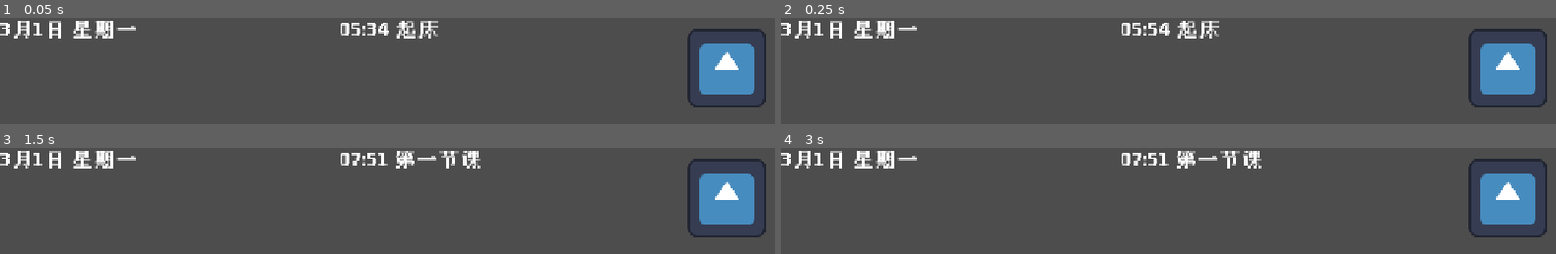
Above: before the commit, frames 1-4 (two rows, left to right).
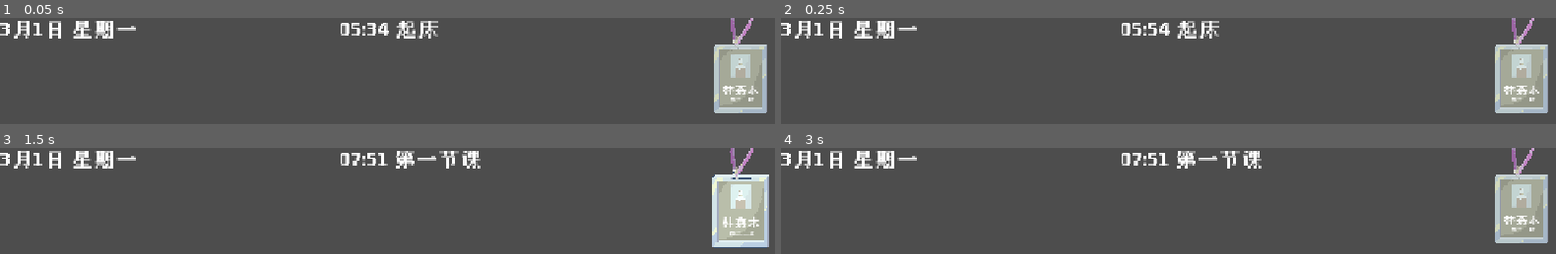
Above: after the commit, the same moments.

Repository: mu142857/School-Rules
Game: Godot game, scene res://ui/hud.tscn
Same seed, same stepped clock (60 frames per second), same inputs: the game is played once before the commit and once after it. The project has no main scene, so this scene is started directly. The engine's default icon, where the game draws it, is replaced by a stand-in: a white triangle on a blue panel in a dark square.
Inputs (mouse positions are in pixels of both pictures, inside the frame that each line leads up to; where the layout moved, square brackets give the same spot in the first picture):
- Up to frame 1 (0.05 s): no input
- Up to frame 2 (0.25 s): no input
- Up to frame 3 (1.5 s): click (744, 208) [728, 197] at 0.5 s; click (744, 210) [728, 197] at 1.25 s
- Up to frame 4 (3 s): click (1525, 210) [1509, 197] at 2 s; tap Enter at 2.75 s; move the mouse to (outside the picture) at 2.77 s

The runs differ from the first frame. In frame 1, 6.2% of the frame differs, in the area x 88-99%, y 0-90%; in frame 2, 6.2%; in frame 3, 6.8%, in the area x 88-100%, y 0-95%; in frame 4, 6.2%.

Commit message:
Update info page

Diff:
--- /dev/null
+++ b/senior-year-of-high-school/ui/effects/arrow_down_effect.tscn
@@ -0,0 +1,40 @@
+[gd_scene load_steps=7 format=3 uid="uid://dcfgjotjgrn7b"]
+
+[ext_resource type="Texture2D" uid="uid://crkwq1p5rk15c" path="res://ui/icons/arrow_down.png" id="1_qq2bx"]
+
+[sub_resource type="Gradient" id="Gradient_qq2bx"]
+offsets = PackedFloat32Array(0, 0.4056604, 0.5990566, 1)
+colors = PackedColorArray(0.4509804, 0.4509804, 0.4509804, 0, 1, 1, 1, 1, 1, 1, 1, 1, 0.9411765, 0, 0.3372549, 0)
+
+[sub_resource type="GradientTexture1D" id="GradientTexture1D_8wvkf"]
+gradient = SubResource("Gradient_qq2bx")
+
+[sub_resource type="Curve" id="Curve_qq2bx"]
+_data = [Vector2(0, 0.50548035), 0.0, 0.0, 0, 0, Vector2(0.2556391, 1), 0.0, 0.0, 0, 0, Vector2(0.9849624, 1), 0.0, 0.0, 0, 0]
+point_count = 3
+
+[sub_resource type="CurveTexture" id="CurveTexture_8wvkf"]
+curve = SubResource("Curve_qq2bx")
+
+[sub_resource type="ParticleProcessMaterial" id="ParticleProcessMaterial_8wvkf"]
+particle_flag_disable_z = true
+emission_shape_offset = Vector3(0, -45, 0)
+emission_shape_scale = Vector3(0, 0, 1)
+angle_min = 180.00002
+angle_max = 180.00002
+direction = Vector3(0, 1, 0)
+spread = 0.0
+initial_velocity_min = 100.0
+initial_velocity_max = 100.0
+gravity = Vector3(0, -98, 0)
+scale_min = 0.5
+scale_max = 0.5
+scale_curve = SubResource("CurveTexture_8wvkf")
+color_ramp = SubResource("GradientTexture1D_8wvkf")
+
+[node name="arrow_down_effect" type="GPUParticles2D"]
+emitting = false
+amount = 2
+texture = ExtResource("1_qq2bx")
+lifetime = 1.1
+process_material = SubResource("ParticleProcessMaterial_8wvkf")
--- /dev/null
+++ b/senior-year-of-high-school/ui/effects/arrow_up_effect.tscn
@@ -0,0 +1,38 @@
+[gd_scene load_steps=7 format=3 uid="uid://dxmigu2w45yfv"]
+
+[ext_resource type="Texture2D" uid="uid://cpaivu88od16t" path="res://ui/icons/arrow_up.png" id="1_xqobs"]
+
+[sub_resource type="Gradient" id="Gradient_xqobs"]
+offsets = PackedFloat32Array(0, 0.3962264, 0.5990566, 1)
+colors = PackedColorArray(0.44291076, 0.44291076, 0.44291073, 0, 1, 1, 1, 1, 1, 1, 1, 1, 0, 0.53374594, 0.37773043, 0)
+
+[sub_resource type="GradientTexture1D" id="GradientTexture1D_dgcu7"]
+gradient = SubResource("Gradient_xqobs")
+
+[sub_resource type="Curve" id="Curve_xqobs"]
+_data = [Vector2(0, 0.50128955), 0.0, 0.0, 0, 0, Vector2(0.2518797, 1), 0.0, 0.0, 0, 0, Vector2(1, 1), 0.0, 0.0, 0, 0]
+point_count = 3
+
+[sub_resource type="CurveTexture" id="CurveTexture_dgcu7"]
+curve = SubResource("Curve_xqobs")
+
+[sub_resource type="ParticleProcessMaterial" id="ParticleProcessMaterial_dgcu7"]
+particle_flag_disable_z = true
+emission_shape_offset = Vector3(0, 45, 0)
+emission_shape_scale = Vector3(0, 0, 1)
+direction = Vector3(0, -1, 0)
+spread = 0.0
+initial_velocity_min = 100.0
+initial_velocity_max = 100.0
+gravity = Vector3(0, 98, 0)
+scale_min = 0.5
+scale_max = 0.5
+scale_curve = SubResource("CurveTexture_dgcu7")
+color_ramp = SubResource("GradientTexture1D_dgcu7")
+
+[node name="arrow_up_effect" type="GPUParticles2D"]
+emitting = false
+amount = 2
+texture = ExtResource("1_xqobs")
+lifetime = 1.1
+process_material = SubResource("ParticleProcessMaterial_dgcu7")
--- a/senior-year-of-high-school/ui/hud.gd
+++ b/senior-year-of-high-school/ui/hud.gd
@@ -4,16 +4,37 @@
 @onready var time_label = $Control/TimeLabel
 @onready var period_label = $Control/PeriodLabel
 @onready var buff_container = $Control/BuffContainer
-@onready var info_button = $Control/InfoButton
+@onready var info_button_pack = $Control/InfoButtonPack # pt，上官嘉木上官嘉木
+@onready var info_button = $Control/InfoButtonPack/InfoButton
 
+var hover_tween: Tween
 var pixel_font: Font
 
 func _ready():
-	pixel_font = load("res://shared/PixelFont.ttf")
-	time_label.add_theme_font_override("font", pixel_font)
-	period_label.add_theme_font_override("font", pixel_font)
+	info_button.pressed.connect(_on_info_pressed)
+	info_button.mouse_entered.connect(_on_info_hover)
+	info_button.mouse_exited.connect(_on_info_unhover)
 
-	info_button.pressed.connect(_on_info_pressed)
+func _on_info_hover():
+	if hover_tween:
+		hover_tween.kill()
+	hover_tween = create_tween()
+	hover_tween.tween_property(info_button_pack, "rotation_degrees", 3.0, 0.05)
+	hover_tween.tween_property(info_button_pack, "rotation_degrees", -3.0, 0.1)
+	hover_tween.parallel().tween_property(info_button_pack, "scale", Vector2(1.05, 1.05), 0.1)
+	hover_tween.tween_property(info_button_pack, "rotation_degrees", 0.0, 0.05)
+
+
+func _on_info_unhover():
+	if hover_tween:
+		hover_tween.kill()
+	hover_tween = create_tween()
+	hover_tween.tween_property(info_button_pack, "scale", Vector2(1.0, 1.0), 0.1)
+	info_button_pack.rotation_degrees = 0.0
+
+func _on_info_pressed():
+	pass
+	#InfoPanel.toggle()
 
 func _process(_delta):
 	update_time_display()
@@ -31,8 +52,5 @@
 	period_label.text = "%02d:%02d %s" % [GameManager.hour, GameManager.minute, period_text]
 
 func update_buff_display():
+	# 之后加buff图标
 	pass
-
-func _on_info_pressed():
-	# 之后连接InfoPanel
-	pass
--- a/senior-year-of-high-school/ui/hud.tscn
+++ b/senior-year-of-high-school/ui/hud.tscn
@@ -1,8 +1,10 @@
-[gd_scene load_steps=4 format=3 uid="uid://pt6lw3l3eruu"]
+[gd_scene load_steps=6 format=3 uid="uid://pt6lw3l3eruu"]
 
 [ext_resource type="Script" uid="uid://d36xriy5y14ro" path="res://ui/hud.gd" id="1_546lt"]
 [ext_resource type="FontFile" uid="uid://ddsbots1qimd3" path="res://shared/PixelFont.ttf" id="1_rbyyf"]
-[ext_resource type="Texture2D" uid="uid://b7uou7jm5rgao" path="res://icon.svg" id="2_276te"]
+[ext_resource type="Texture2D" uid="uid://cumjgs4plfno5" path="res://ui/icons/student_card.png" id="3_546lt"]
+[ext_resource type="Texture2D" uid="uid://c0col6ictetkj" path="res://ui/icons/rope.png" id="3_en2x2"]
+[ext_resource type="Texture2D" uid="uid://up084x0d5yew" path="res://ui/icons/student_card_outlined.png" id="4_7ihmi"]
 
 [node name="HUD" type="CanvasLayer"]
 script = ExtResource("1_546lt")
@@ -39,10 +41,57 @@
 offset_right = 40.0
 offset_bottom = 96.0
 
-[node name="InfoButton" type="TextureButton" parent="Control"]
+[node name="InfoButtonPack" type="Control" parent="Control"]
+anchors_preset = 0
+offset_left = 39.0
+offset_right = 79.0
+offset_bottom = 40.0
+pivot_offset = Vector2(1163, 12)
+mouse_filter = 1
+
+[node name="Rope2" type="Sprite2D" parent="Control/InfoButtonPack"]
+modulate = Color(0.800125, 0.76817954, 0.84054166, 1)
+position = Vector2(1167.9999, 20)
+rotation = -2.8286495
+scale = Vector2(0.5485588, -0.46032158)
+texture = ExtResource("3_en2x2")
+
+[node name="InfoButton" type="TextureButton" parent="Control/InfoButtonPack"]
 layout_mode = 0
-offset_left = 1117.0
-offset_top = 18.0
-offset_right = 1245.0
-offset_bottom = 146.0
-texture_normal = ExtResource("2_276te")
+offset_left = 1102.0
+offset_top = 34.0
+offset_right = 1230.0
+offset_bottom = 162.0
+texture_normal = ExtResource("3_546lt")
+texture_pressed = ExtResource("4_7ihmi")
+texture_hover = ExtResource("4_7ihmi")
+
+[node name="Rope1" type="Sprite2D" parent="Control/InfoButtonPack"]
+position = Vector2(1157, 16.000015)
+rotation = 0.17677246
+scale = Vector2(0.53427523, 0.5228985)
+texture = ExtResource("3_en2x2")
+
+[node name="NameTag" type="Label" parent="Control/InfoButtonPack"]
+layout_mode = 0
+offset_left = 1125.0
+offset_top = 107.0
+offset_right = 1205.0
+offset_bottom = 127.0
+theme_override_fonts/font = ExtResource("1_rbyyf")
+theme_override_font_sizes/font_size = 20
+text = "林嘉木"
+horizontal_alignment = 1
+vertical_alignment = 1
+
+[node name="ClassTag" type="Label" parent="Control/InfoButtonPack"]
+layout_mode = 0
+offset_left = 1134.0
+offset_top = 126.0
+offset_right = 1198.0
+offset_bottom = 141.0
+theme_override_fonts/font = ExtResource("1_rbyyf")
+theme_override_font_sizes/font_size = 10
+text = "高三二班"
+horizontal_alignment = 1
+vertical_alignment = 1
--- /dev/null
+++ b/senior-year-of-high-school/ui/info_panel.tscn
@@ -0,0 +1,82 @@
+[gd_scene load_steps=2 format=3 uid="uid://bligeexj6ers2"]
+
+[sub_resource type="StyleBoxFlat" id="StyleBoxFlat_vcp5r"]
+bg_color = Color(0.6, 0.6, 0.6, 0)
+
+[node name="InfoPanel" type="CanvasLayer"]
+
+[node name="Control" type="Control" parent="."]
+layout_mode = 3
+anchors_preset = 15
+anchor_right = 1.0
+anchor_bottom = 1.0
+grow_horizontal = 2
+grow_vertical = 2
+
+[node name="ColorRect" type="ColorRect" parent="Control"]
+layout_mode = 1
+anchors_preset = 15
+anchor_right = 1.0
+anchor_bottom = 1.0
+grow_horizontal = 2
+grow_vertical = 2
+color = Color(0.0401368, 0.21004358, 0.30394918, 1)
+
+[node name="Panel" type="Panel" parent="Control"]
+layout_mode = 1
+anchors_preset = 15
+anchor_right = 1.0
+anchor_bottom = 1.0
+grow_horizontal = 2
+grow_vertical = 2
+theme_override_styles/panel = SubResource("StyleBoxFlat_vcp5r")
+
+[node name="TabBody" type="TextureButton" parent="Control/Panel"]
+layout_mode = 0
+offset_right = 40.0
+offset_bottom = 40.0
+
+[node name="TabItem" type="TextureButton" parent="Control/Panel"]
+layout_mode = 0
+offset_right = 40.0
+offset_bottom = 40.0
+
+[node name="TabStudy" type="TextureButton" parent="Control/Panel"]
+layout_mode = 0
+offset_right = 40.0
+offset_bottom = 40.0
+
+[node name="TabCalendar" type="TextureButton" parent="Control/Panel"]
+layout_mode = 0
+offset_right = 40.0
+offset_bottom = 40.0
+
+[node name="TabMap" type="TextureButton" parent="Control/Panel"]
+layout_mode = 0
+offset_right = 40.0
+offset_bottom = 40.0
+
+[node name="BodyContent" type="Control" parent="Control/Panel"]
+anchors_preset = 0
+offset_right = 40.0
+offset_bottom = 40.0
+
+[node name="ItemContent" type="Control" parent="Control/Panel"]
+anchors_preset = 0
+offset_right = 40.0
+offset_bottom = 40.0
+
+[node name="StudyContent" type="Control" parent="Control/Panel"]
+anchors_preset = 0
+offset_right = 40.0
+offset_bottom = 40.0
+
+[node name="CalendarContent" type="Control" parent="Control/Panel"]
+anchors_preset = 0
+offset_right = 40.0
+offset_bottom = 40.0
+
+[node name="MapContent" type="Control" parent="Control/Panel"]
+anchors_preset = 0
+offset_right = 40.0
+offset_bottom = 40.0
Not shown, added: senior-year-of-high-school/ui/icons/arrow_down.png.import
Not shown, added: senior-year-of-high-school/ui/icons/arrow_down_outlined.png.import
Not shown, added: senior-year-of-high-school/ui/icons/arrow_up.png.import
Not shown, added: senior-year-of-high-school/ui/icons/arrow_up_outlined.png.import
Not shown, added: senior-year-of-high-school/ui/icons/bar_bg.png.import
Not shown, added: senior-year-of-high-school/ui/icons/bar_border.png.import
Not shown, added: senior-year-of-high-school/ui/icons/bar_fill.png.import
Not shown, added: senior-year-of-high-school/ui/icons/bowl.png.import
Not shown, added: senior-year-of-high-school/ui/icons/bowl_outlined.png.import
Not shown, added: senior-year-of-high-school/ui/icons/brain_high.png.import
Not shown, added: senior-year-of-high-school/ui/icons/brain_high_outlined.png.import
Not shown, added: senior-year-of-high-school/ui/icons/brain_low.png.import
(and 14 more such lines)
